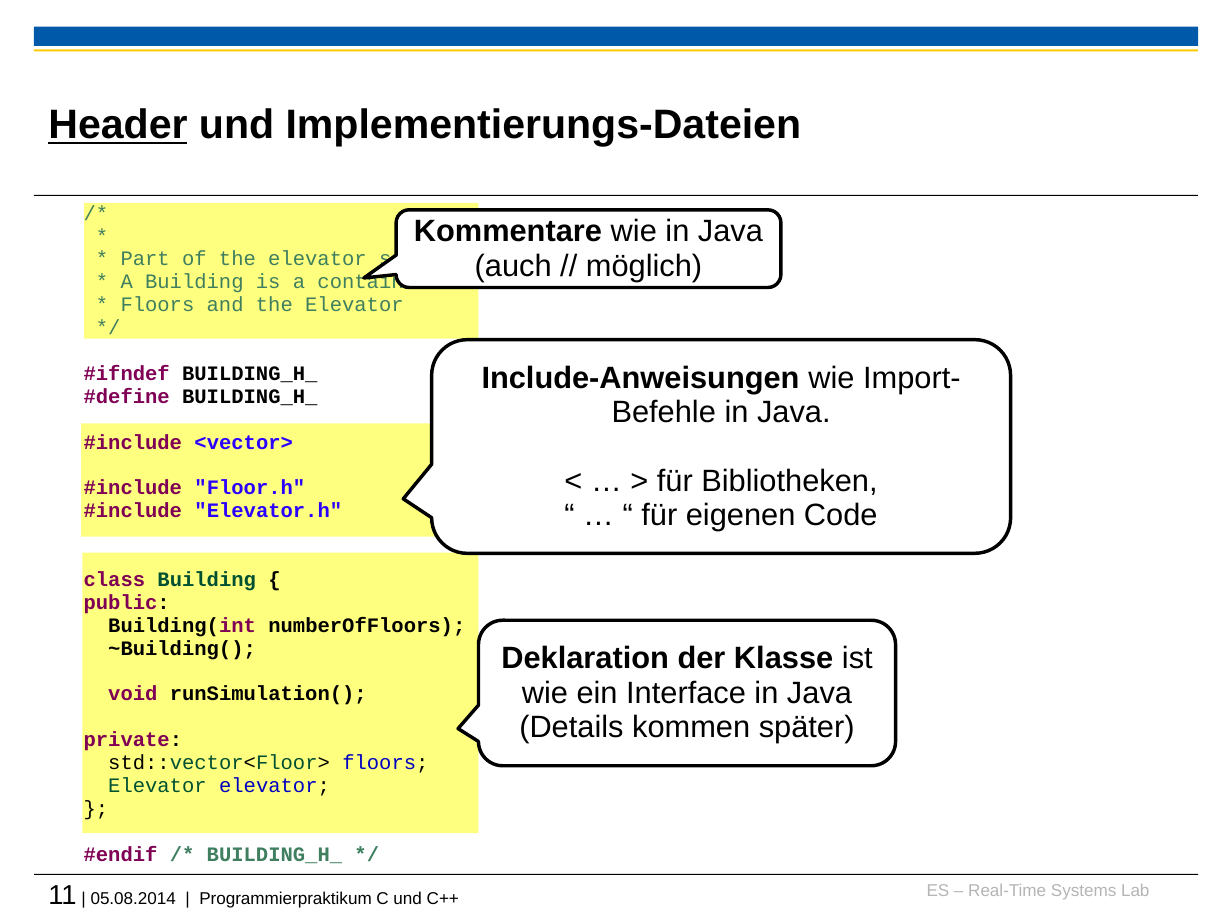
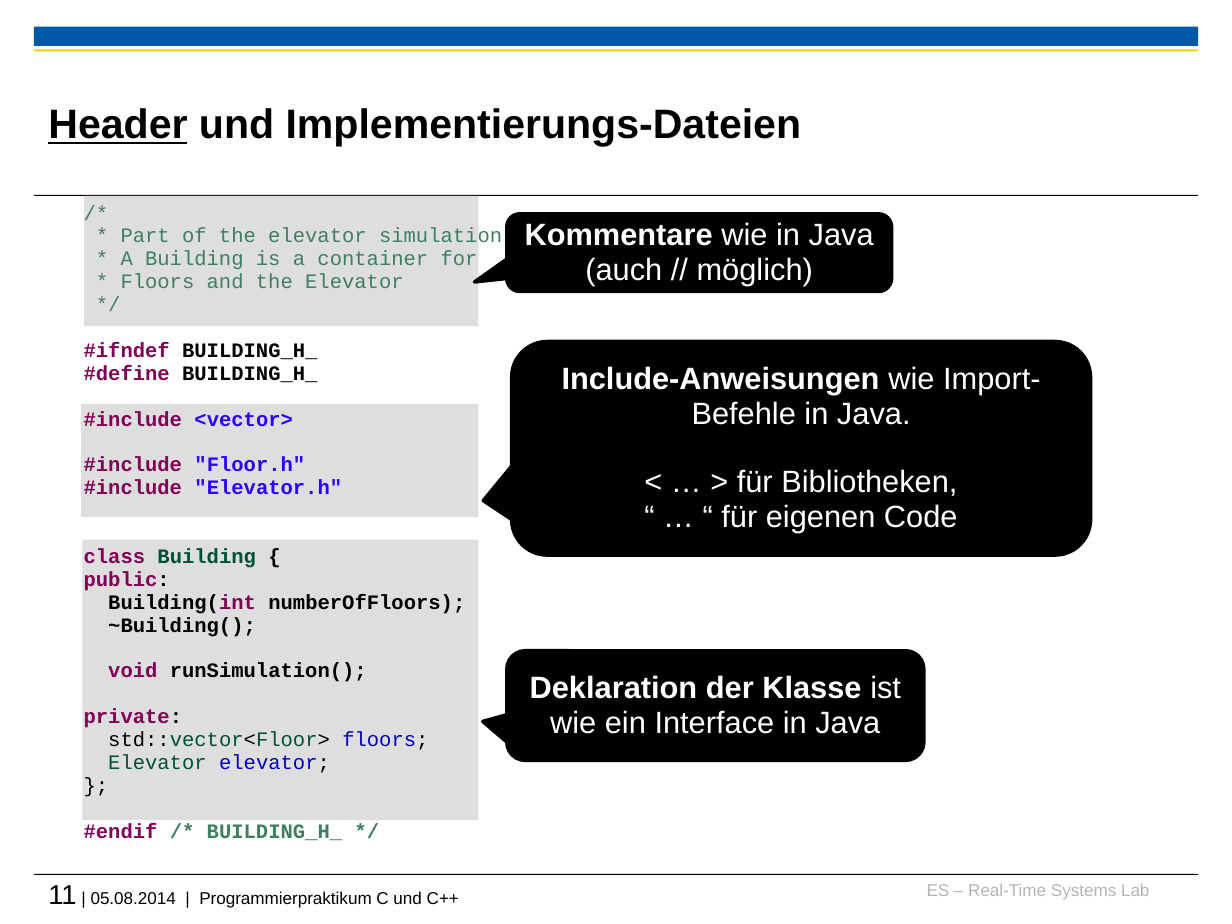
Before and after one commit to h82k/tud-cppp, a slide deck: slide 11 of Vorlesung/1 Einführung.pptx. Drawn at 1232x924 pixels with LibreOffice and Linux fonts; fonts in the diff are those of the drawing; background and template pictures are left out. Boxes give left, top, right and bottom in pixels: in the first picture for what was removed or moved away, otherwise in the second. Text is boxed around its words. In the diff, an @@ line names an element or a change of style, - is before the commit and + after.

```diff
--- a/Vorlesung/1 Einführung.pptx
+++ b/Vorlesung/1 Einführung.pptx
@@ text at [84, 228, 502, 840]: paragraph removed @@
-*
@@ rectangle: place and size @@
-rectangle at [84, 203, 478, 339]
+rectangle at [84, 196, 478, 326]
@@ rounded speech box "Kommentare wie in Java" at [506, 214, 891, 292]: text colour #000000 to #FFFFFF; fill #FFFFFF to #000000 @@
@@ rounded speech box "Kommentare wie in Java": place and size @@
-rounded speech box "Kommentare wie in Java" at [397, 209, 781, 287]
+rounded speech box "Kommentare wie in Java" at [506, 214, 891, 292]
@@ rounded speech box "Include-Anweisungen wie Import-Befehle in Java.": place and size @@
-rounded speech box "Include-Anweisungen wie Import-Befehle in Java." at [431, 340, 1010, 553]
+rounded speech box "Include-Anweisungen wie Import-Befehle in Java." at [511, 341, 1090, 554]
@@ rounded speech box "Include-Anweisungen wie Import-Befehle in Java." at [511, 341, 1090, 554]: text colour #000000 to #FFFFFF; fill #FFFFFF to #000000 @@
@@ fill #FFFF00 at 50% opacity to #BFBFBF at 50% opacity in 3 elements at [84, 196, 478, 326], [83, 540, 479, 821], [81, 404, 479, 517] @@
@@ rectangle: place and size @@
-rectangle at [81, 424, 479, 537]
+rectangle at [81, 404, 479, 517]
@@ rectangle: place and size @@
-rectangle at [83, 553, 479, 834]
+rectangle at [83, 540, 479, 821]
@@ rounded speech box "Deklaration der Klasse ist wie ...": place and size @@
-rounded speech box "Deklaration der Klasse ist wie ..." at [478, 620, 896, 765]
+rounded speech box "Deklaration der Klasse ist wie ..." at [506, 650, 924, 760]
@@ rounded speech box "Deklaration der Klasse ist wie ..." at [506, 650, 924, 760]: fill #FFFFFF to #000000; proportions changed @@
@@ text in rounded speech box at [530, 675, 901, 734]: text changed; text colour #000000 to #FFFFFF @@
-Deklaration der Klasse ist wie ein Interface in Java (Details kommen später)
+Deklaration der Klasse ist wie ein Interface in Java
```
Also in this commit, not shown: 10 other slides changed, 2 slides added, 2 other files.
